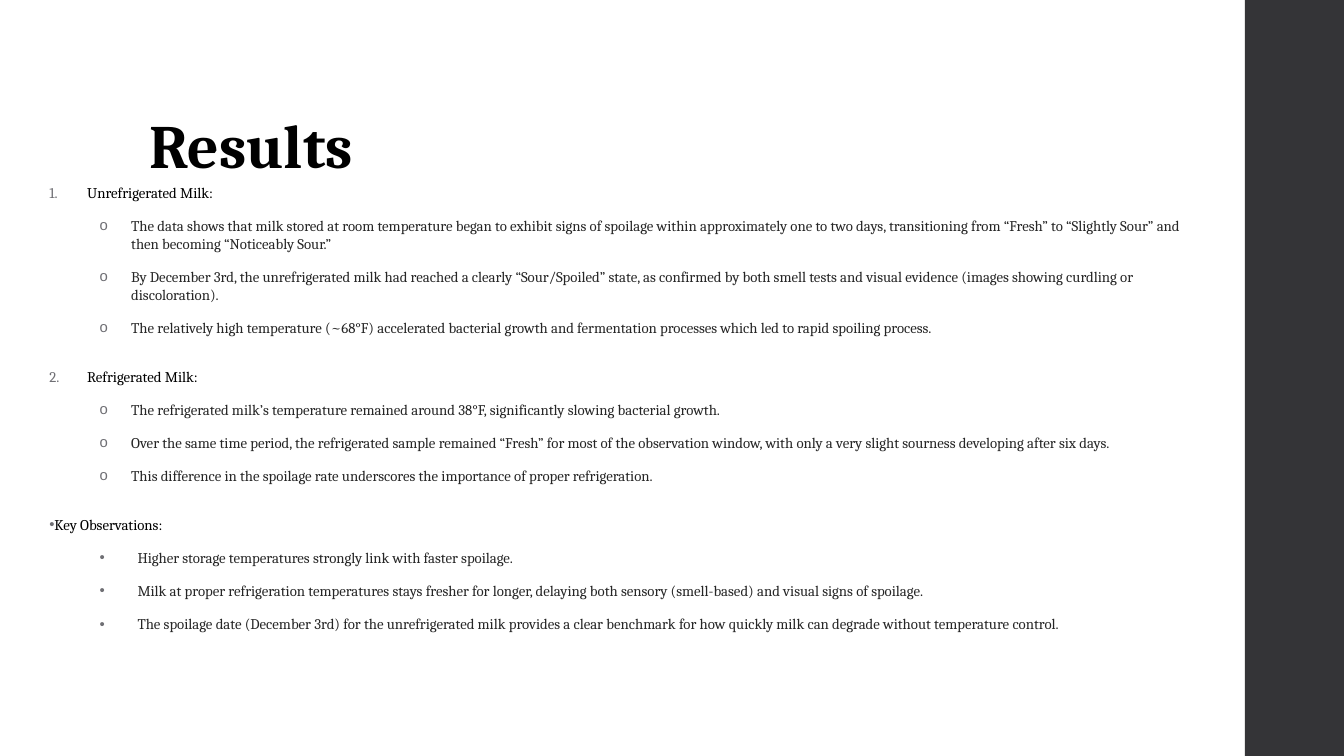
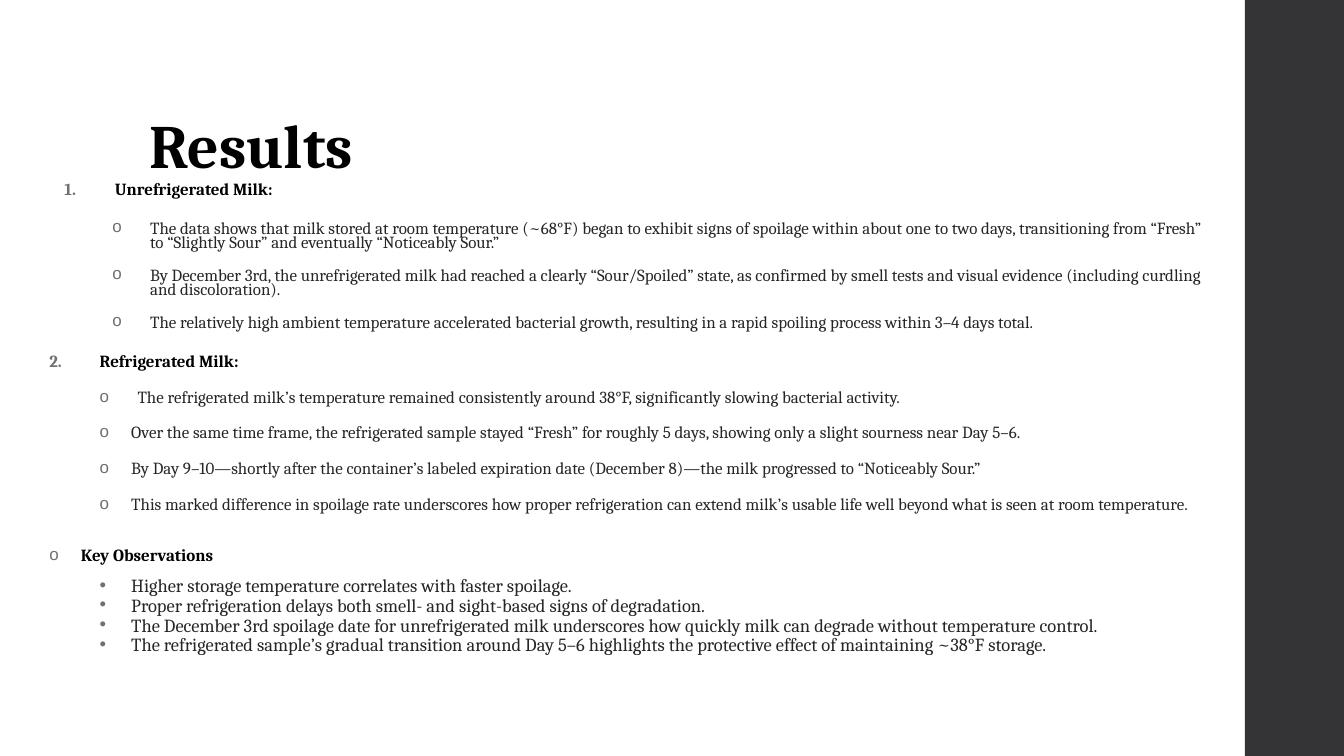
Before and after one commit to NahomAbera/Smart-Milk-Spoilage-Detection-Experiment-Data-Analysis, a slide deck: slide 13 of Project Presentation/Project Presentation.pptx (slide 11 before the commit). Drawn at 1344x756 pixels with LibreOffice and Linux fonts; fonts in the diff are those of the drawing. Boxes give left, top, right and bottom in pixels: in the first picture for what was removed or moved away, otherwise in the second. Text is boxed around its words. In the diff, an @@ line names an element or a change of style, - is before the commit and + after.

```diff
--- a/Project Presentation/Project Presentation.pptx
+++ b/Project Presentation/Project Presentation.pptx
@@ text at (100,183,273,371): size 10.6 to 12.1 pt, bold on in "Unrefrigerated Milk:", "Refrigerated Milk:"; indent changed; line spacing 1 to 0.75; less space between paragraphs @@
@@ text at (150,222,1202,332): text changed; size 10.6 to 12.1 pt @@
-  o The data shows that milk stored at room temperature began to exhibit signs of spoilage within approximately one to two days, transitioning from “Fresh” to “Slightly Sour” and then becoming “Noticeably Sour.”
-  o By December 3rd, the unrefrigerated milk had reached a clearly “Sour/Spoiled” state, as confirmed by both smell tests and visual evidence (images showing curdling or discoloration).
-  o The relatively high temperature (~68°F) accelerated bacterial growth and fermentation processes which led to rapid spoiling process.
+  o The data shows that milk stored at room temperature (~68°F) began to exhibit signs of spoilage within about one to two days, transitioning from “Fresh” to “Slightly Sour” and eventually “Noticeably Sour.”
+  o By December 3rd, the unrefrigerated milk had reached a clearly “Sour/Spoiled” state, as confirmed by smell tests and visual evidence (including curdling and discoloration).
+  o The relatively high ambient temperature accelerated bacterial growth, resulting in a rapid spoiling process within 3–4 days total.
@@ text at (81,391,1188,655): text changed; size 10.6 to 12.1 pt @@
-  o The refrigerated milk’s temperature remained around 38°F, significantly slowing bacterial growth.
-  o Over the same time period, the refrigerated sample remained “Fresh” for most of the observation window, with only a very slight sourness developing after six days.
-  o This difference in the spoilage rate underscores the importance of proper refrigeration.
-• Key Observations:
-  • Higher storage temperatures strongly link with faster spoilage.
-  • Milk at proper refrigeration temperatures stays fresher for longer, delaying both sensory (smell-based) and visual signs of spoilage.
-  • The spoilage date (December 3rd) for the unrefrigerated milk provides a clear benchmark for how quickly milk can degrade without temperature control.
+  o The refrigerated milk’s temperature remained consistently around 38°F, significantly slowing bacterial activity.
+  o Over the same time frame, the refrigerated sample stayed “Fresh” for roughly 5 days, showing only a slight sourness near Day 5–6.
+  o By Day 9–10—shortly after the container’s labeled expiration date (December 8)—the milk progressed to “Noticeably Sour.”
+  o This marked difference in spoilage rate underscores how proper refrigeration can extend milk’s usable life well beyond what is seen at room temperature.
+o Key Observations
+  • Higher storage temperature correlates with faster spoilage.
+  • Proper refrigeration delays both smell- and sight-based signs of degradation.
+  • The December 3rd spoilage date for unrefrigerated milk underscores how quickly milk can degrade without temperature control.
+  • The refrigerated sample’s gradual transition around Day 5–6 highlights the protective effect of maintaining ~38°F storage.
```
Also in this commit, not shown: 7 other slides changed, 3 slides added, 1 slide removed.
